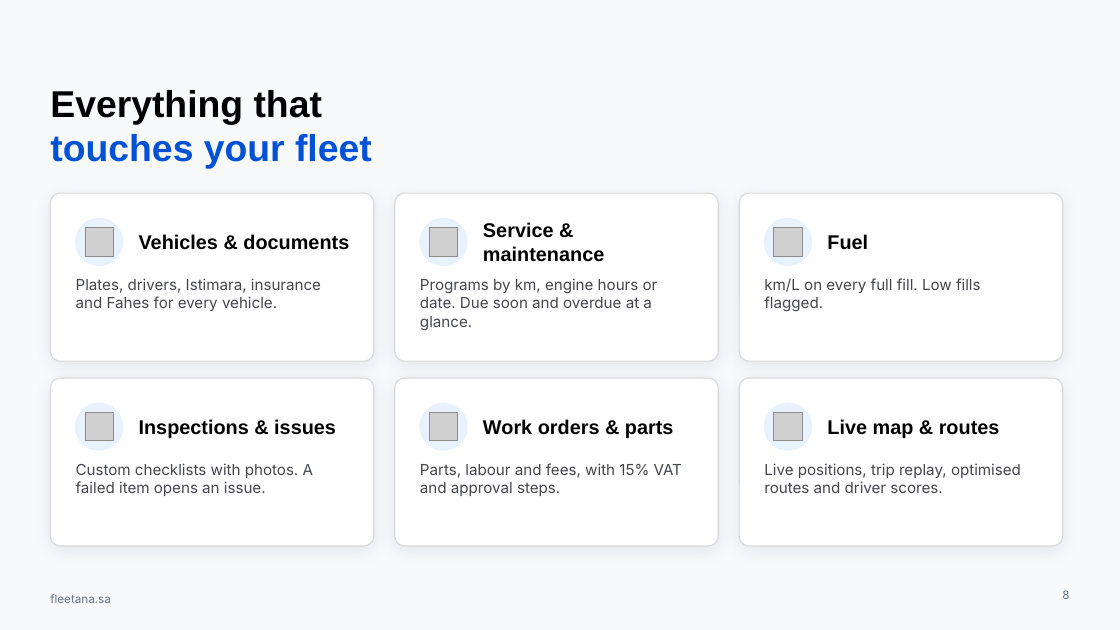
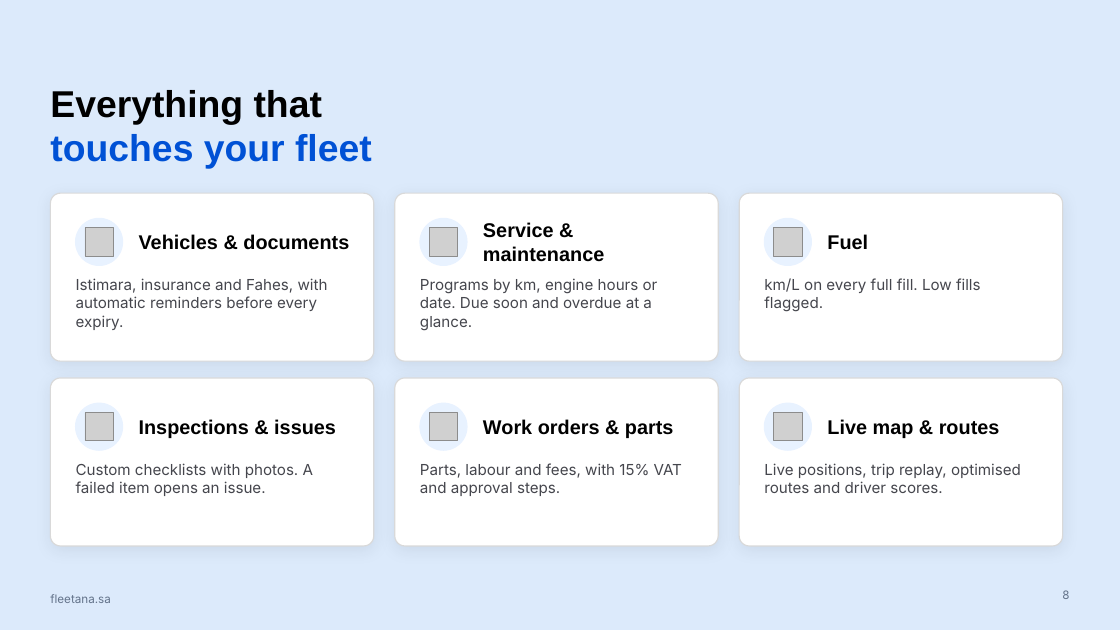
Before and after one commit to AbdallahDaban/Claude, a slide deck: slide 8 of fleetana-launch/brand/profile/Fleetana-Company-Profile-EN.pptx. Drawn at 1120x630 pixels with LibreOffice and Linux fonts; fonts in the diff are those of the drawing; grey boxes stand for pictures; background and template pictures are left out. Boxes give left, top, right and bottom in pixels: in the first picture for what was removed or moved away, otherwise in the second. Text is boxed around its words. In the diff, an @@ line names an element or a change of style, - is before the commit and + after.

```diff
--- a/fleetana-launch/brand/profile/Fleetana-Company-Profile-EN.pptx
+++ b/fleetana-launch/brand/profile/Fleetana-Company-Profile-EN.pptx
@@ background #F7F9FB to #DCEAFB @@
@@ text at [76, 278, 328, 330]: text changed @@
-Plates, drivers, Istimara, insurance and Fahes for every vehicle.
+Istimara, insurance and Fahes, with automatic reminders before every expiry.
```
Also in this commit, not shown: 8 other slides changed, 7 other files.
